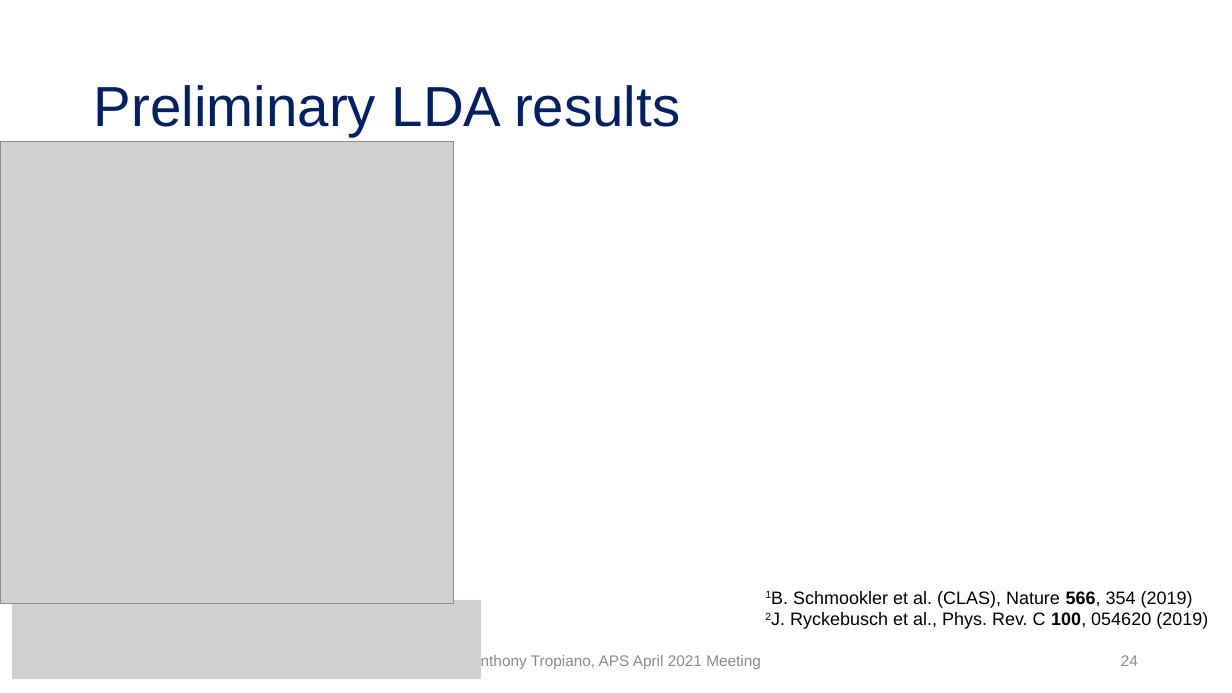
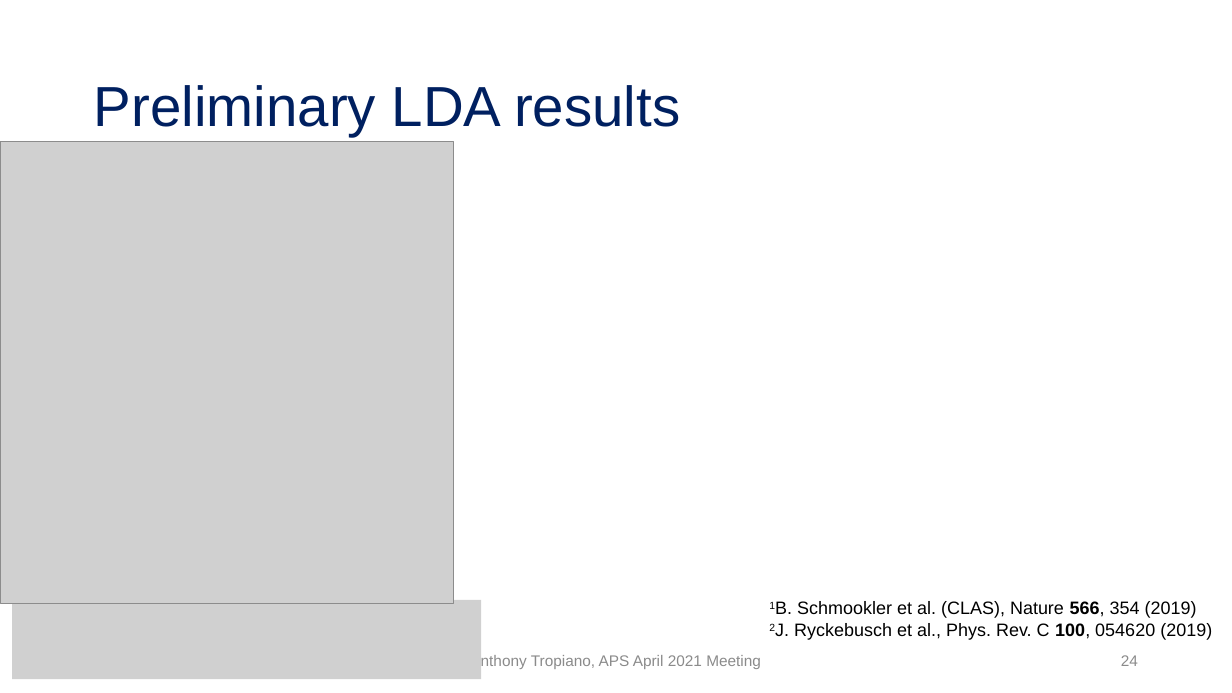
Before and after one commit to tropiano4/tropiano-srg, a slide deck: slide 24 of Presentations/APS_April2021/tropiano_aps_april2021.pptx. Drawn at 1232x693 pixels with LibreOffice and Linux fonts; fonts in the diff are those of the drawing; grey boxes stand for pictures. Boxes give left, top, right and bottom in pixels: in the first picture for what was removed or moved away, otherwise in the second. Text is boxed around its words. In the diff, an @@ line names an element or a change of style, - is before the commit and + after.

```diff
--- a/Presentations/APS_April2021/tropiano_aps_april2021.pptx
+++ b/Presentations/APS_April2021/tropiano_aps_april2021.pptx
@@ text "1B. Schmookler et al. (CLAS), ...": place and size @@
-text "1B. Schmookler et al. (CLAS), ..." at [790,591,1208,629]
+text "1B. Schmookler et al. (CLAS), ..." at [794,601,1212,640]
```
Also in this commit, not shown: 1 other slide changed, 1 other file.
